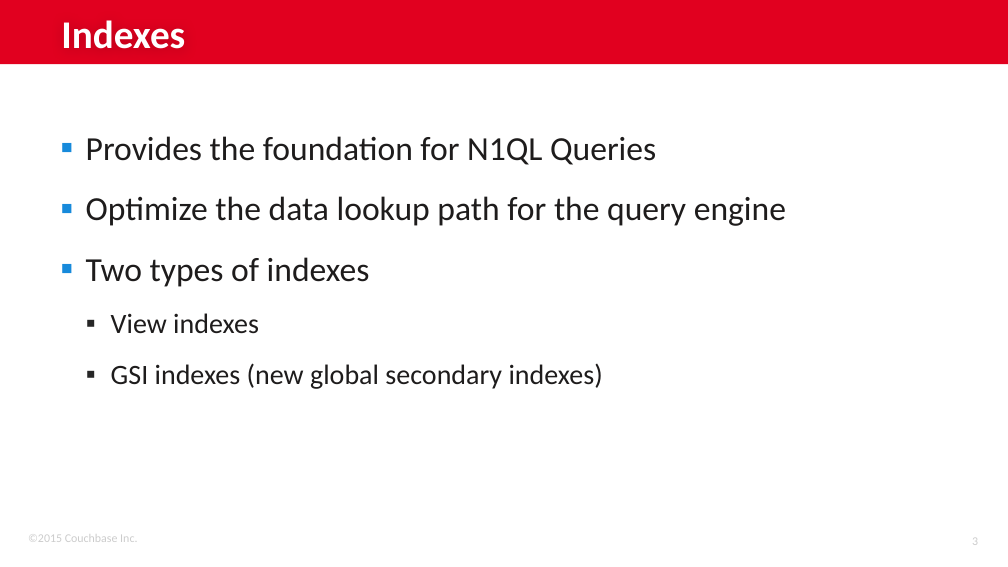
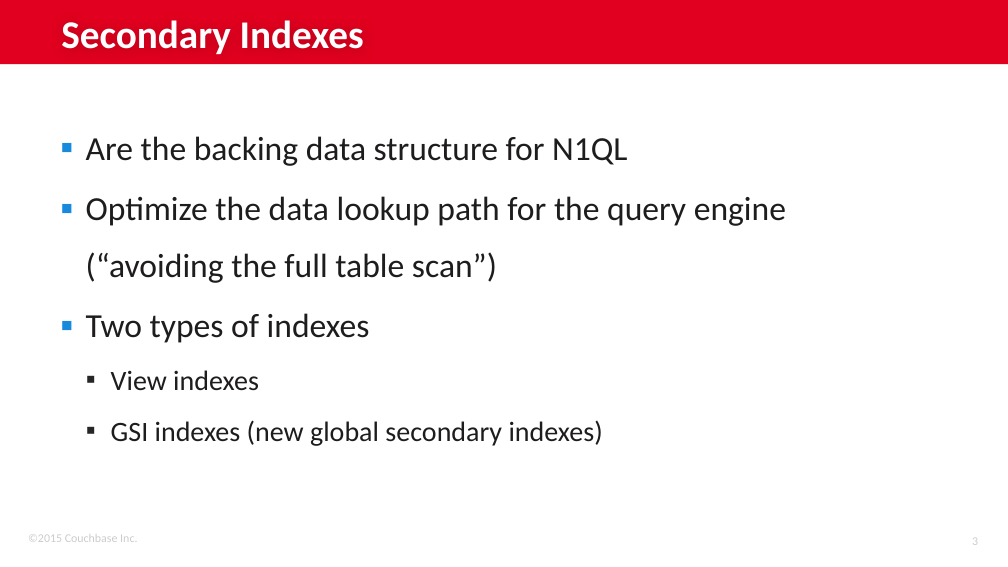
Before and after one commit to subalakr/workshop, a slide deck: slide 3 of server/presentations/04_N1QL Details.pptx. Drawn at 1008x567 pixels with LibreOffice and Linux fonts; fonts in the diff are those of the drawing; background and template pictures are left out. Boxes give left, top, right and bottom in pixels: in the first picture for what was removed or moved away, otherwise in the second. Text is boxed around its words. In the diff, an @@ line names an element or a change of style, - is before the commit and + after.

```diff
--- a/server/presentations/04_N1QL Details.pptx
+++ b/server/presentations/04_N1QL Details.pptx
@@ title at (61,20,364,54): text changed @@
-Indexes
+Secondary Indexes
@@ text at (86,136,786,283): text changed @@
-▪ Provides the foundation for N1QL Queries
-▪ Optimize the data lookup path for the query engine
+▪ Are the backing data structure for N1QL
+▪ Optimize the data lookup path for the query engine (“avoiding the full table scan”)
```
Also in this commit, not shown: 4 other slides changed, 9 slides added, 1 other file.
